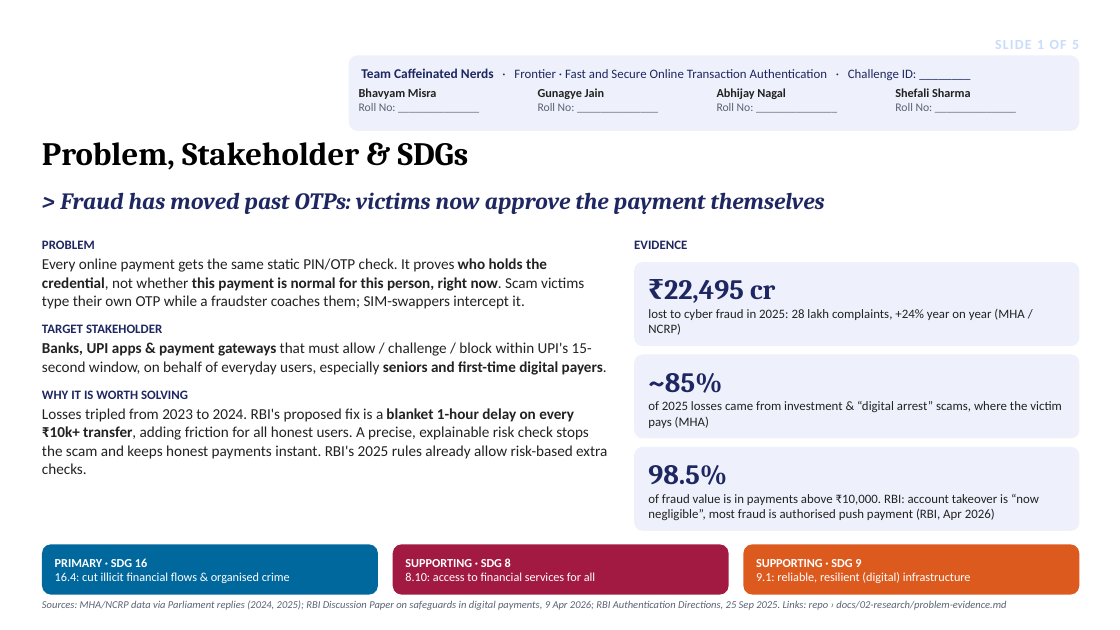
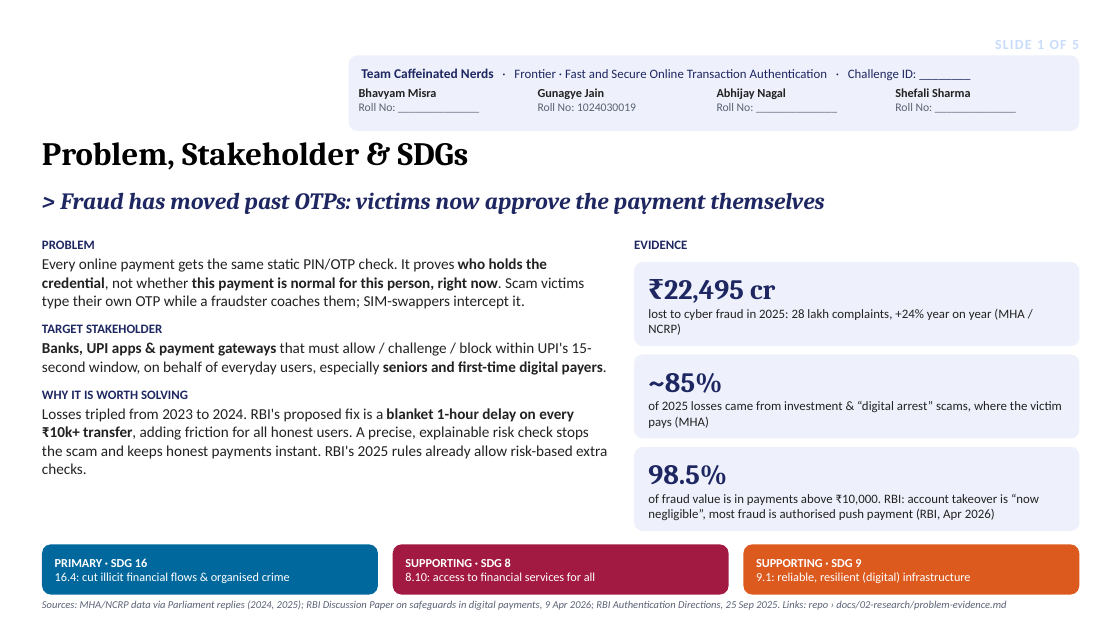
Before and after one commit to bhavyammisra/BIOS-Transaction-Authentication, a slide deck: slide 1 of docs/05-pitch/Pramaan_BIOS_Screening.pptx. Drawn at 1120x630 pixels with LibreOffice and Linux fonts; fonts in the diff are those of the drawing; background and template pictures are left out. Boxes give left, top, right and bottom in pixels: in the first picture for what was removed or moved away, otherwise in the second. Text is boxed around its words. In the diff, an @@ line names an element or a change of style, - is before the commit and + after.

```diff
--- a/docs/05-pitch/Pramaan_BIOS_Screening.pptx
+++ b/docs/05-pitch/Pramaan_BIOS_Screening.pptx
@@ text at <box>538,103,636,111</box>: text changed @@
-Roll No: ______________
+Roll No: 1024030019
```
Also in this commit, not shown: 3 other slides changed, 5 other files.
